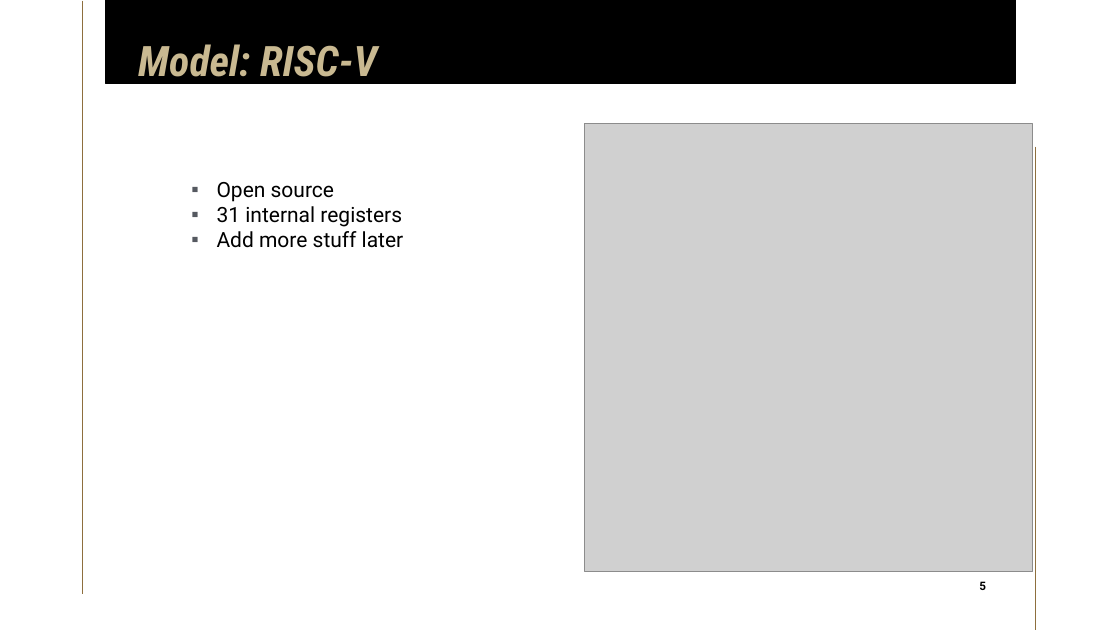
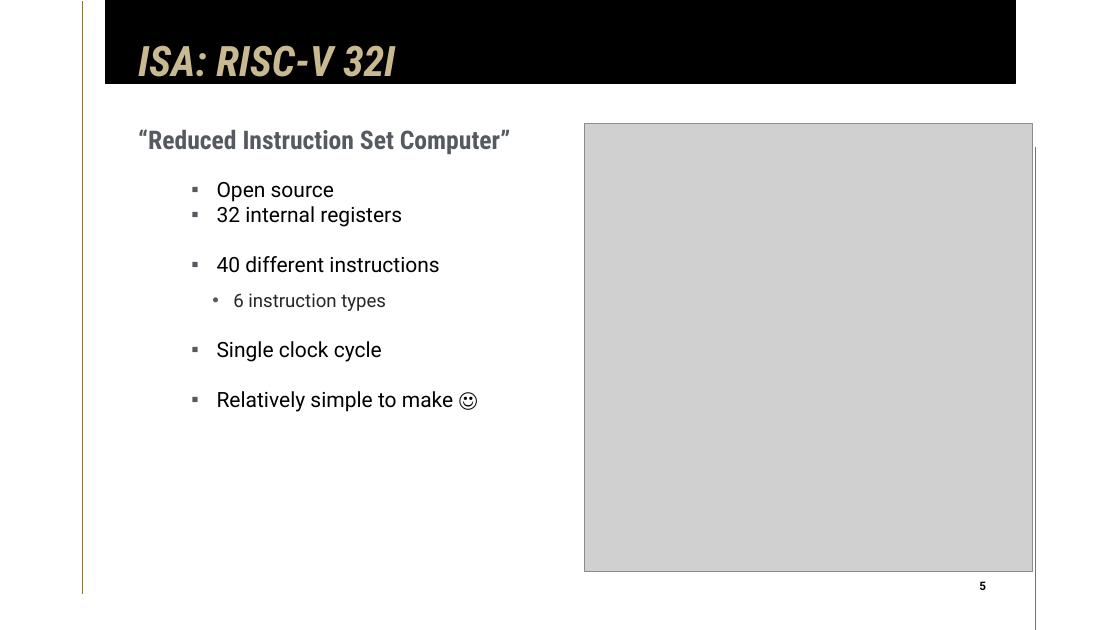
Before and after one commit to limichael246/STARS_2024, a slide deck: slide 5 of Project_Proposal.pptx. Drawn at 1120x630 pixels with LibreOffice and Linux fonts; fonts in the diff are those of the drawing; grey boxes stand for pictures. Boxes give left, top, right and bottom in pixels: in the first picture for what was removed or moved away, otherwise in the second. Text is boxed around its words. In the diff, an @@ line names an element or a change of style, - is before the commit and + after.

```diff
--- a/Project_Proposal.pptx
+++ b/Project_Proposal.pptx
@@ title at [138, 45, 395, 86]: text changed @@
-Model: RISC-V
+ISA: RISC-V 32I
@@ subtitle added at [138, 129, 511, 154], 22 pt, text #555960, bold @@
+“Reduced Instruction Set Computer”
@@ text at [217, 206, 453, 412]: text changed @@
-▪ 31 internal registers
-▪ Add more stuff later
+▪ 32 internal registers
+▪ 40 different instructions
+  • 6 instruction types
+▪ Single clock cycle
+▪ Relatively simple to make ☺
```
Also in this commit, not shown: 8 other slides changed, 13 slides added, 3 slides removed.
